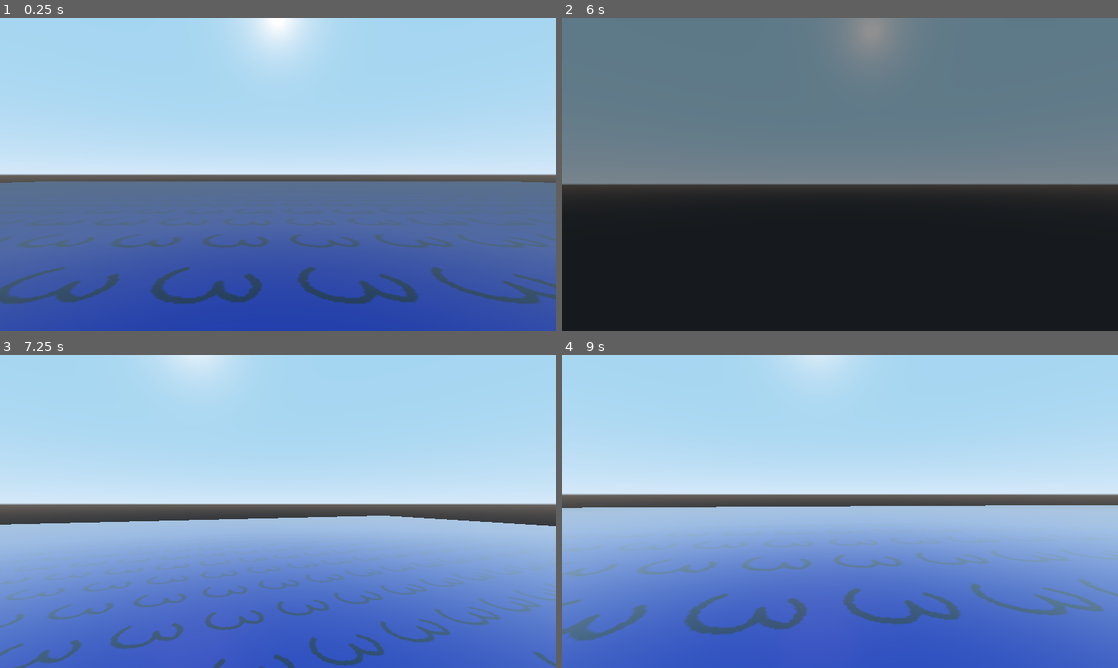
Above: before the commit, frames 1-4 (two rows, left to right).
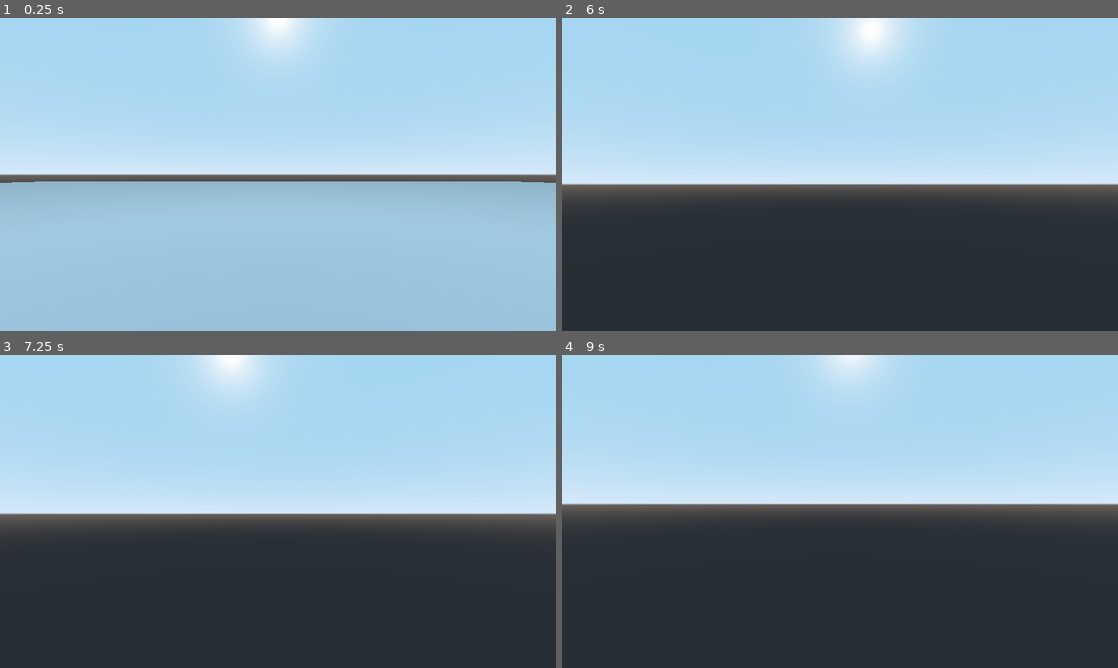
Above: after the commit, the same moments.

Repository: Ainlid/dreamscapexplorer
Game: Godot game, scene res://dream/dream.tscn
Two runs of this game, one before a commit and one after it. Both use one fixed random seed, a clock stepped at 60 frames per second and the inputs below. This scene is started directly instead of the project's main scene.
Inputs (mouse positions are in pixels of both pictures, inside the frame that each line leads up to):
- Up to frame 1 (0.25 s): no input
- Up to frame 2 (6 s): tap Enter at 0.5 s; move the mouse to (867, 174) at 0.52 s; hold Shift (run) 0.53-1.28 s; hold W (move_forward) 0.53-5.78 s; tap Space (jump) at 0.77, 1.52, 3.02, 3.77, 4.52 s; move the mouse to (812, 174) at 1.27 s; tap Shift (run) every 1.5 s from 1.35 to 5.85 s; move the mouse to (851, 168) at 2.02 s; hold Shift (run) 2.03-2.78 s; move the mouse to (834, 180) at 2.77 s; move the mouse to (878, 177) at 3.52 s; hold Shift (run) 3.53-4.28 s; move the mouse to (795, 171) at 4.27 s; move the mouse to (845, 174) at 5.02 s; hold Shift (run) 5.03-5.78 s; move the mouse to (817, 168) at 5.77 s; hold D (move_right) from 5.78 s (still down)
- Up to frame 3 (7.25 s): tap Space (jump) at 6.02, 6.77 s; move the mouse to (305, 511) at 6.52 s; release D (move_right) at 6.53 s; hold W (move_forward) from 6.53 s (still down); hold Shift (run) from 6.53 s (still down)
- Up to frame 4 (9 s): move the mouse to (812, 511) at 7.27 s; release Shift (run) at 7.28 s; tap Shift (run) at 7.35, 8.85 s; tap Space (jump) at 7.52 s; move the mouse to (851, 505) at 8.02 s; hold Shift (run) 8.03-8.78 s; move the mouse to (834, 517) at 8.77 s; release W (move_forward) at 8.78 s; hold A (move_left) from 8.78 s (still down)

The runs differ from the first frame. In frame 1, 48% of the frame differs, in the area x 0-100%, y 52-100%; in frame 2, 62%, in the area x 0-100%, y 0-65%; in frame 3, 53%; in frame 4, 56%.

Commit message:
ah screw it, I will go with static models

Diff:
--- a/source/dream_gen/dream_gen.gd
+++ b/source/dream_gen/dream_gen.gd
@@ -1,21 +1,10 @@
 extends Spatial
-
-onready var layout_mats = [preload("res://dream_gen/layouts/layout_mat1.tres")]
 
 func _ready():
 	_generate()
 
 func _generate():
-	_randomize_materials()
 	_spawn_layout()
-
-func _randomize_materials():
-	for n_mat in layout_mats.size():
-		var floor_tex_id = globals.dream_rng.randi()%globals.textures.size()
-		var curr_mat = layout_mats[n_mat]
-		curr_mat.albedo_texture = globals.textures[floor_tex_id]
-		curr_mat.metallic = globals.dream_rng.randf()
-		curr_mat.roughness = globals.dream_rng.randf()
 
 func _spawn_layout():
 	var layout_id = globals.dream_rng.randi()%globals.layouts.size()
--- /dev/null
+++ b/source/dream_gen/layouts/layout.gd
@@ -0,0 +1,15 @@
+extends Spatial
+
+var mesh
+
+func _ready():
+	mesh = get_node(name)
+
+func _set_materials():
+	for n_mat in mesh.get_surface_material_count():
+		var new_mat = SpatialMaterial.new()
+		new_mat.albedo_color.h = globals.dream_rng.randf()
+		new_mat.albedo_color.s = globals.dream_rng.randf_range(0.2, 0.8)
+		new_mat.albedo_color.h = globals.dream_rng.randf()
+		new_mat.uv1_scale = Vector3.ONE * globals.dream_rng.randf_range(10.0, 100.0)
+		mesh.set_surface_material(n_mat, new_mat)
--- a/source/dream_gen/layouts/layout1.tscn
+++ b/source/dream_gen/layouts/layout1.tscn
@@ -1,15 +1,13 @@
 [gd_scene load_steps=4 format=2]
 
-[ext_resource path="res://dream_gen/layouts/layout_mat1.tres" type="Material" id=1]
+[ext_resource path="res://dream_gen/layouts/layout.gd" type="Script" id=1]
 [ext_resource path="res://dream_gen/layouts/layout1.gltf" type="PackedScene" id=2]
 
 [sub_resource type="ConcavePolygonShape" id=1]
 data = PoolVector3Array( 50, 0, 50, -50, 0, -50, 50, 0, -50, 50, 0, 50, -50, 0, 50, -50, 0, -50, -50, 0, 50, 50, -10, 5 …(374 unchanged characters)…
 
 [node name="layout1" instance=ExtResource( 2 )]
-
-[node name="layout1" parent="." index="0"]
-material/0 = ExtResource( 1 )
+script = ExtResource( 1 )
 
 [node name="StaticBody" type="StaticBody" parent="layout1" index="0"]
 
--- a/source/dream_gen/layouts/layout_mat1.tres
+++ /dev/null
@@ -1,4 +0,0 @@
-[gd_resource type="SpatialMaterial" format=2]
-
-[resource]
-uv1_scale = Vector3( 100, 100, 100 )
--- a/source/dream_gen/skies/space.tres
+++ /dev/null
@@ -1,9 +0,0 @@
-[gd_resource type="ProceduralSky" format=2]
-
-[resource]
-sky_top_color = Color( 0.00784314, 0.00784314, 0.0941176, 1 )
-sky_horizon_color = Color( 0.101961, 0.0470588, 0.156863, 1 )
-ground_bottom_color = Color( 0.00784314, 0.00784314, 0.0941176, 1 )
-ground_horizon_color = Color( 0.101961, 0.0470588, 0.156863, 1 )
-ground_curve = 0.09
-sun_latitude = -90.0
--- a/source/globals/globals.gd
+++ b/source/globals/globals.gd
@@ -51,10 +51,7 @@
 preload("res://bgm_gen/drums_hihat/hihat5.wav"),
 preload("res://bgm_gen/drums_hihat/hihat6.wav")]
 
-const textures = [preload("res://dream_gen/textures/test1.png"),
-preload("res://dream_gen/textures/test2.png"),
-preload("res://dream_gen/textures/test3.png"),
-preload("res://dream_gen/textures/test4.png")]
+const normalmaps = []
 
 const layouts = [preload("res://dream_gen/layouts/layout1.tscn")]
 
--- a/source/player/player.gd
+++ b/source/player/player.gd
@@ -9,7 +9,6 @@
 export var acceleration = 4.0
 export var friction = 6.0
 export var fall_limit = -1000.0
-export var bounds = 50.0
 
 var pivot
 
@@ -57,8 +56,6 @@
 		velocity = move_and_slide(velocity, Vector3.UP, true)
 	if translation.y < fall_limit:
 		_restart()
-	if abs(translation.x) > bounds or abs(translation.z) > bounds:
-		_restart()
 
 func _restart():
 	if playable:
Binary file removed: source/dream_gen/textures/test1.png
Not shown, removed: source/dream_gen/textures/test1.png.import
Binary file removed: source/dream_gen/textures/test2.png
Not shown, removed: source/dream_gen/textures/test2.png.import
Binary file removed: source/dream_gen/textures/test3.png
Not shown, removed: source/dream_gen/textures/test3.png.import
Binary file removed: source/dream_gen/textures/test4.png
Not shown, removed: source/dream_gen/textures/test4.png.import
Not shown, changed: notes.txt
